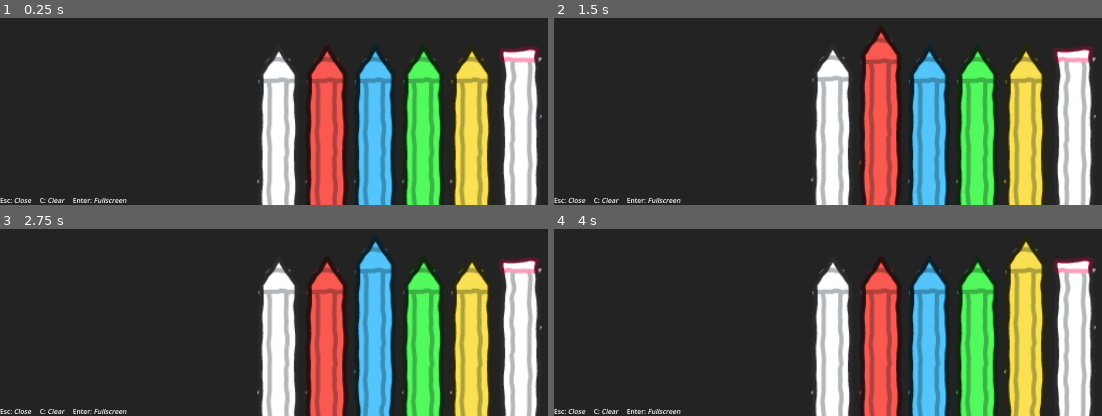
Above: before the commit, frames 1-4 (two rows, left to right).
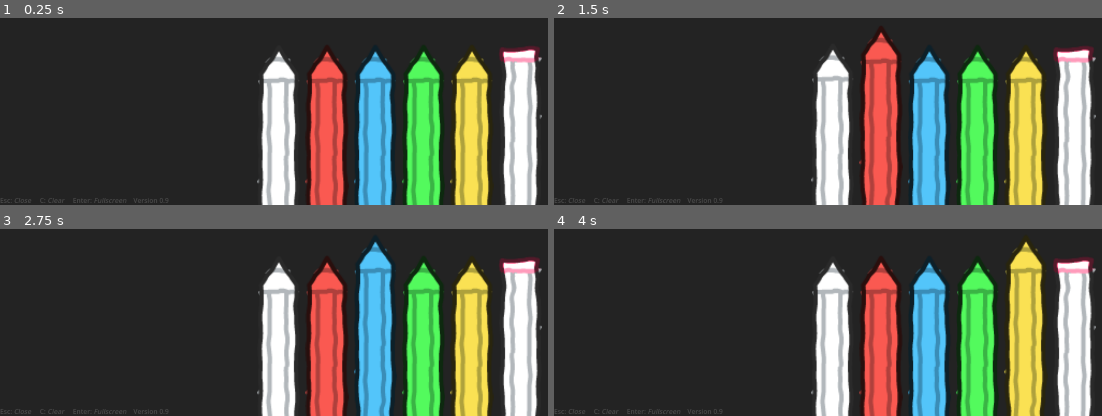
Above: after the commit, the same moments.

Repository: skiletro/cave-whiteboard
Game: Godot game, scene res://whiteboard.tscn
The game is run twice, just before and just after one commit, with the same random seed, the same clock (stepped at 60 frames per second) and the same inputs.
Inputs (mouse positions are in pixels of both pictures, inside the frame that each line leads up to):
- Up to frame 1 (0.25 s): no input
- Up to frame 2 (1.5 s): click (833, 148) at 0.5 s; click (882, 148) at 1.25 s
- Up to frame 3 (2.75 s): click (378, 359) at 2 s
- Up to frame 4 (4 s): click (975, 359) at 2.75 s; click (1025, 359) at 3.5 s

The runs differ from the first frame. In frame 1, 0.4% of the frame differs, in the area x 0-31%, y 96-99%; in frame 2, 0.4%; in frame 3, 0.4%; in frame 4, 0.4%.

Commit message:
reduce jitter in the drawng action

Diff:
--- a/whiteboard.gd
+++ b/whiteboard.gd
@@ -42,8 +42,10 @@
 		get_viewport().set_input_as_handled()
 
 	if event is InputEventScreenDrag:
-		if positions.has(event.index):
-			positions[event.index]["pos"] = event.position
+		if !positions.has(event.index):
+			return
+
+		positions[event.index]["pos"] = event.position
 		get_viewport().set_input_as_handled()
 
 
@@ -53,7 +55,14 @@
 			positions[index]["is_active"] = false
 
 		if positions[index]["is_active"]:
-			positions[index]["line"].add_point(positions[index]["pos"])
+			#print(positions[index]["line"].get_point_position(0).distance_to(positions[index]["pos"]))
+			var count: int = positions[index]["line"].get_point_count() - 1
+			var last_pos = positions[index]["line"].get_point_position(count)
+			var current_pos = positions[index]["pos"]
+
+			if last_pos.distance_to(current_pos) >= 3:
+				positions[index]["line"].add_point(positions[index]["pos"])
+
 
 
 func _on_change_colour(new_colour: Color) -> void:
--- a/whiteboard.tscn
+++ b/whiteboard.tscn
@@ -43,10 +43,11 @@
 [node name="RichTextLabel" type="RichTextLabel" parent="Control"]
 layout_mode = 0
 offset_top = 17.0
-offset_right = 413.0
+offset_right = 458.0
 offset_bottom = 40.0
+theme_override_colors/default_color = Color(1, 1, 1, 0.184314)
 bbcode_enabled = true
-text = "Esc: [i]Close[/i]     C: [i]Clear[/i]     Enter: [i]Fullscreen[/i]"
+text = "Esc: [i]Close[/i]     C: [i]Clear[/i]     Enter: [i]Fullscreen[/i]    Version 0.9"
 fit_content = true
 scroll_active = false
 autowrap_mode = 0
